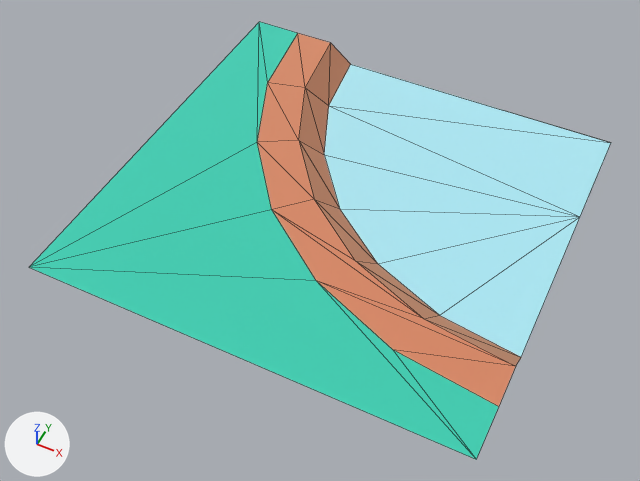
The FBX model Assets/CityRendererSystem/riverprefabs/riverCorner.fbx as it was, and as the next commit left it.
Both versions are drawn from a 50 mm camera at (0.593, -1.308, 1.49) aimed at (-0.018, -0.087, -0.037). The lights are fixed; the arrows at lower left show +X, +Y and +Z. The picture after the commit comes second. Mesh edges are drawn as thin lines. Where no turn or scale is listed for an object, it has been applied to the vertices. Vertices at exactly the same position are counted once.

In view in the first picture: 'ground_riverCorner_3.001'.
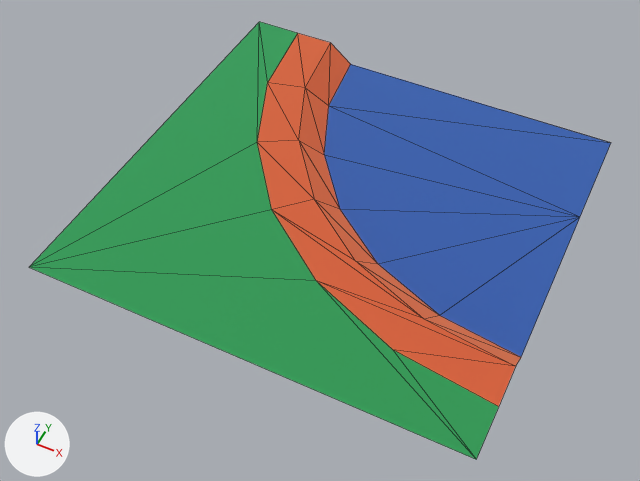
Where the newer file only moved an object's origin or applied its transform, the numbers keep the older frame.

Changed parts and their boxes [x1, y1, x2, y2] in the pictures (640 x 481 px):
'ground_riverCorner_3.001', surface changed, recoloured (darker)
    both: [29, 22, 611, 459]
part 1 of me_mesh_ground_rivercorner_006, recoloured (beige to orange)
    both: [257, 33, 516, 407]
part 2 of me_mesh_ground_rivercorner_006, recoloured (cyan to green)
    both: [29, 22, 498, 459]
part 3 of me_mesh_ground_rivercorner_006, recoloured (pale blue to blue)
    both: [324, 64, 611, 357]

The change, as a diff of the scene's bpy script:
```diff
--- a/Assets/CityRendererSystem/riverprefabs/riverCorner.fbx.py
+++ b/Assets/CityRendererSystem/riverprefabs/riverCorner.fbx.py
@@ img_colormap_png @@
+img_colormap_png = load_image('colormap.png', 'colormap.png', 512, 512, 'sRGB')
@@ mat_dirtdark_002 @@
 mat_dirtdark_002 = principled_material('dirtDark.002')
-mat_dirtdark_002.base_color = (0.71, 0.408, 0.271)  # beige #dbab8e
+mat_dirtdark_002.texture = img_colormap_png
 mat_dirtdark_002.metallic = 1.0
@@ me_mesh_ground_rivercorner_006 @@
 me_mesh_ground_rivercorner_006.from_pydata(...)  # 27 vertices, 40 faces; spans x -0.5..0.5, y -0.5..0.5, z 0.0..0.05
 # used by ob_ground_rivercorner_3_001; location = (0.0, 0.0, 0.0)
+# me_mesh_ground_rivercorner_006 part 1: all 12 faces that had it switch from mat_dirt_002 (beige #f2be9e) to mat_dirtdark_002 (picture img_colormap_png)
+# me_mesh_ground_rivercorner_006 part 2: all 8 faces that had it switch from mat_grass_002 (cyan #73eddd) to mat_dirtdark_002 (picture img_colormap_png)
+# me_mesh_ground_rivercorner_006 part 3: all 8 faces that had it switch from mat_water_003 (pale blue #d8faff) to mat_dirtdark_002 (picture img_colormap_png)
```
